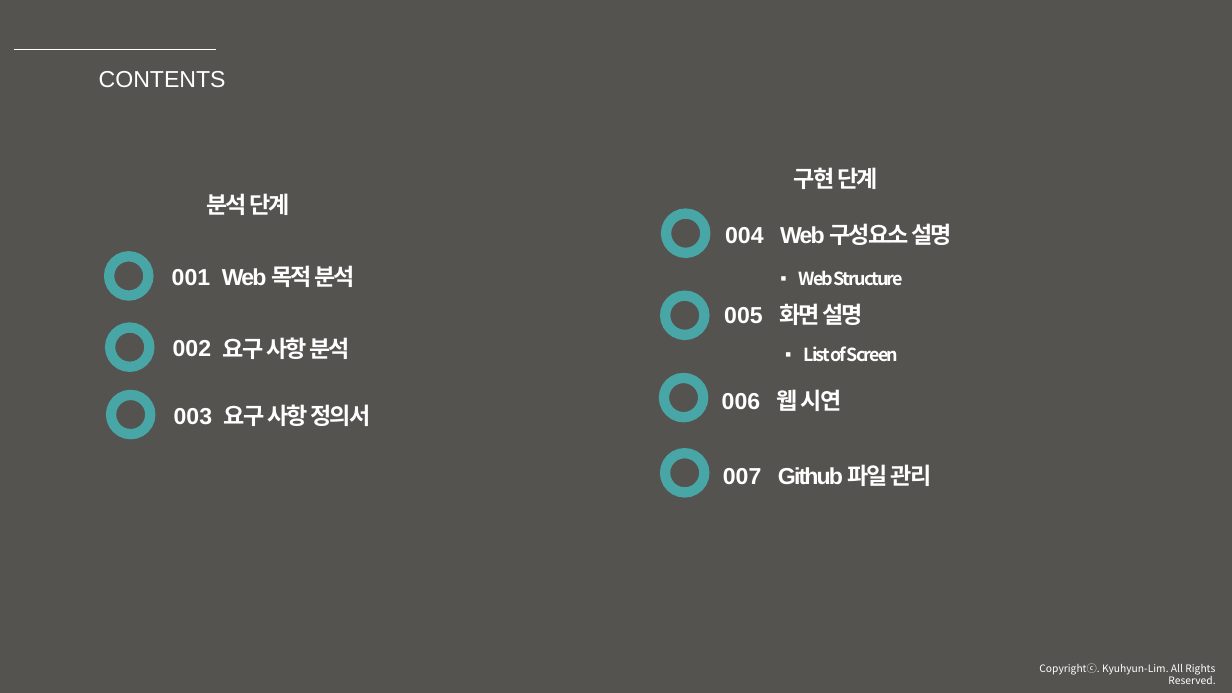
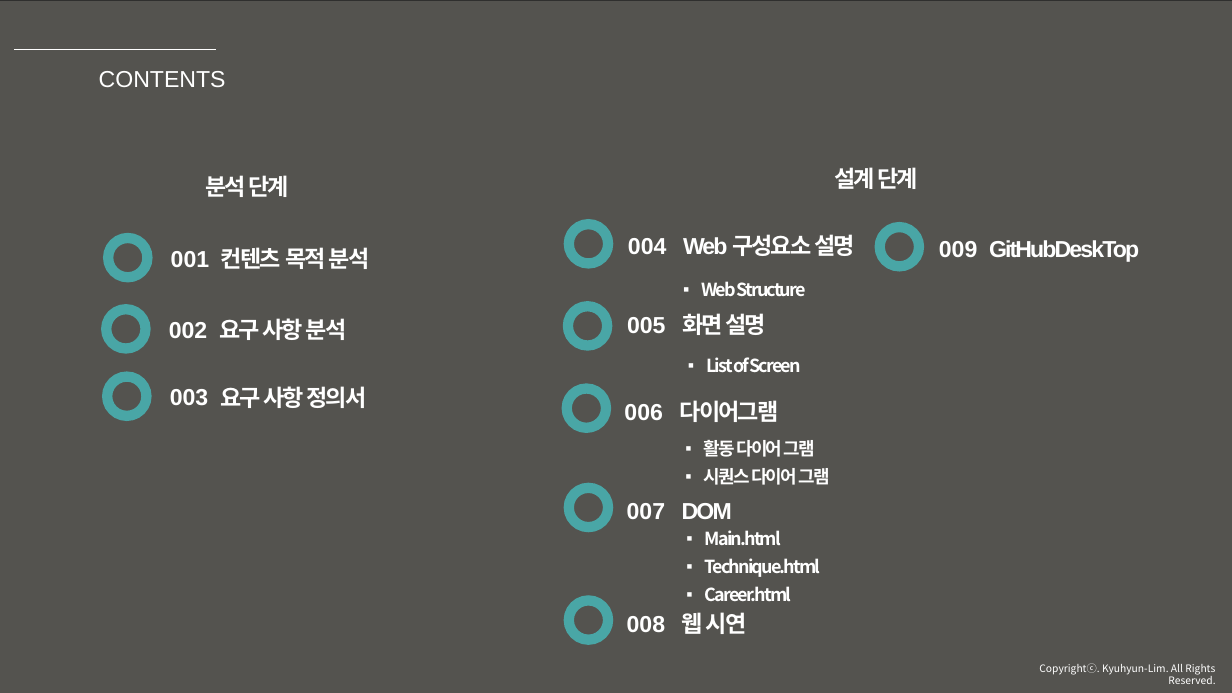
Before and after one commit to thlim008/Web_Project, a slide deck: slide 2 of selfportfolio-2018.pptx. Drawn at 1232x693 pixels with LibreOffice and Linux fonts; fonts in the diff are those of the drawing; background and template pictures are left out; a plain dark background stands for a picture behind light text. Boxes give left, top, right and bottom in pixels: in the first picture for what was removed or moved away, otherwise in the second. Text is boxed around its words. In the diff, an @@ line names an element or a change of style, - is before the commit and + after.

```diff
--- a/selfportfolio-2018.pptx
+++ b/selfportfolio-2018.pptx
@@ text at (834,167,919,189): text changed @@
-구현 단계
+설계 단계
@@ 2 texts, 1 ellipse: place and size @@
-2 texts, 1 ellipse at (109,193,290,296)
+2 texts, 1 ellipse at (108,175,289,278)
@@ 4 texts, 2 ellipses: place and size @@
-4 texts, 2 ellipses at (665,213,899,409)
+4 texts, 2 ellipses at (568,225,801,420)
@@ ellipse added at (880,227,920,267), outline #49A6A6 8 pt @@
@@ text at (221,247,370,269): text changed @@
-Web 목적 분석
+컨텐츠 목적 분석
@@ text added at (939,241,978,257), 18 pt, text #FFFFFF, bold @@
+009
@@ text added at (989,240,1139,262), 18 pt, text #FFFFFF, bold @@
+GitHubDeskTop
@@ ellipse: place and size @@
-ellipse at (110,327,150,367)
+ellipse at (106,310,146,349)
@@ 4 texts, 1 ellipse: place and size @@
-4 texts, 1 ellipse at (111,337,370,434)
+4 texts, 1 ellipse at (107,318,367,417)
@@ 3 texts, 1 ellipse: place and size @@
-3 texts, 1 ellipse at (665,223,952,418)
+3 texts, 1 ellipse at (567,234,855,429)
@@ text added at (680,400,779,422), 18 pt, text #FFFFFF, bold @@
+다이어그램
@@ text added at (704,440,829,485), 14 pt, text #FFFFFF, bold @@
+▪ 활동 다이어 그램
+▪ 시퀀스 다이어 그램
@@ ellipse: place and size @@
-ellipse at (665,453,705,493)
+ellipse at (569,488,609,528)
@@ text "007": place and size @@
-text "007" at (723,468,762,484)
+text "007" at (627,503,666,519)
@@ text at (682,503,732,519): text changed @@
-Github 파일 관리
+DOM
@@ text added at (705,530,821,601), 14 pt, text #FFFFFF, bold @@
+▪ Main.html
+▪ Technique.html
+▪ Career.html
@@ ellipse added at (569,601,609,640), outline #49A6A6 8 pt @@
@@ text added at (627,616,666,632), 18 pt, text #FFFFFF, bold @@
+008
@@ text "웹 시연": place and size @@
-text "웹 시연" at (777,386,842,415)
+text "웹 시연" at (682,608,747,637)
```
Also in this commit, not shown: 7 other slides changed, 8 slides added, 33 other files.
